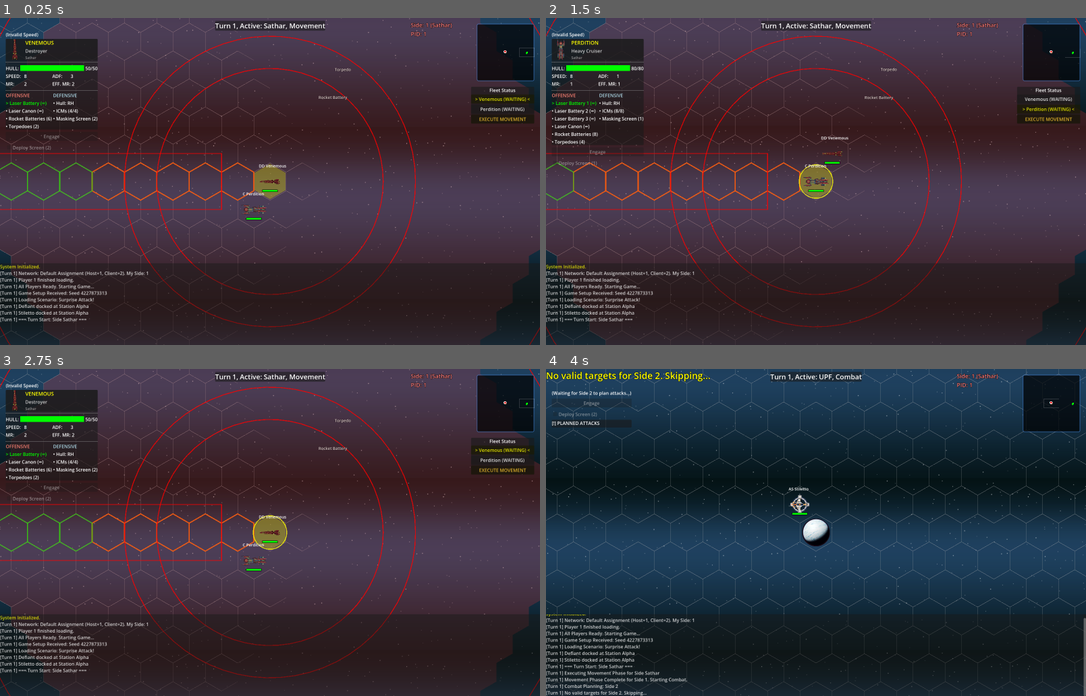
Above: before the commit, frames 1-4 (two rows, left to right).
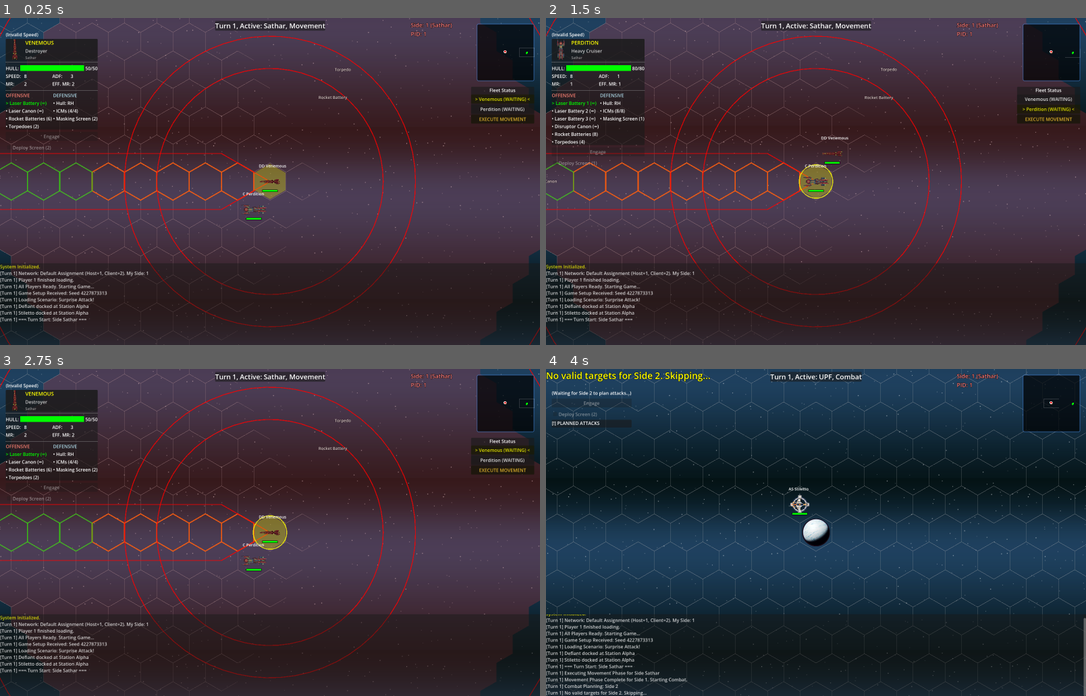
Above: after the commit, the same moments.

Repository: jjeffers/sf-kh-simulator
Game: Godot game, scene res://Scenes/Main.tscn
Same seed, same stepped clock (60 frames per second), same inputs: the game is played once before the commit and once after it. This scene is started directly instead of the project's main scene.
Inputs (mouse positions are in pixels of both pictures, inside the frame that each line leads up to):
- Up to frame 1 (0.25 s): no input
- Up to frame 2 (1.5 s): click "> Venemous (WAITING) <" at 0.5 s; click "Perdition (WAITING)" at 1.25 s
- Up to frame 3 (2.75 s): click "Venemous (WAITING)" at 2 s
- Up to frame 4 (4 s): click "EXECUTE MOVEMENT" at 2.75 s; tap Enter at 3.5 s; drag from (1053, 404) to (870, 460) at 3.52 s

The runs differ from the first frame. In frame 1, 0.1% of the frame differs, in the area x 40-50%, y 41-59%; in frame 2, 0.5%, in the area x 0-50%, y 6-59%; in frame 3, 0.1%; in frame 4, nothing differs.

Commit message:
feat: Add Disruptor Canon weapon, Assault Carrier ship, and update FF arc outline
* Add Disruptor Canon weapon and Assault Carrier ship configurations
* Update Disruptor Canon damage, Hit Chance modifiers against MS and RH
* Update forward firing arc visual outline to include ship's hex

Diff:
--- a/Scripts/Combat.gd
+++ b/Scripts/Combat.gd
@@ -59,10 +59,12 @@
 	var target_has_ms = (target and target.get("is_ms_active"))
 	var source_has_ms = (source and source.get("is_ms_active"))
 
-	if (target_has_ms or source_has_ms) and (weapon.get("type") == "Laser" or weapon.get("type") == "Laser Canon"):
+	if (target_has_ms or source_has_ms) and (weapon.get("type") == "Laser" or weapon.get("type") == "Laser Canon" or weapon.get("type") == "Disruptor Canon"):
 		# Override Base for Laser weapons
 		if weapon.get("type") == "Laser Canon":
 			base = 20
+		elif weapon.get("type") == "Disruptor Canon":
+			base = 35
 		else:
 			base = 10 # Battery
 	else:
@@ -72,14 +74,14 @@
 		if target and target.defense == "RH":
 			if weapon.get("type") == "Laser":
 				base = 50
-			elif weapon.get("type") == "Laser Canon":
+			elif weapon.get("type") == "Laser Canon" or weapon.get("type") == "Disruptor Canon":
 				base = 60 # "60% chance to hit a target with a reflective hull"
 
 
 	# Standard / Laser / Laser Canon Rule: Range Diffusion (RD)
 	# -5% per hex
-	# ONLY if type is Laser or Laser Canon
-	if w_type == "Laser" or w_type == "Laser Canon":
+	# ONLY if type is Laser or Laser Canon or Disruptor Canon
+	if w_type == "Laser" or w_type == "Laser Canon" or w_type == "Disruptor Canon":
 		chance = base - (dist * RANGE_PENALTY)
 	else:
 		chance = base # Should not happen given early returns for Rockets/Torpedoes, but safe fallback
@@ -157,11 +159,11 @@
 	if roll <= 60: return {"type": "MR", "val": - 99, "text": "Steering Hit (All MR)"}
 
 	# Weapon Hits
-	if roll <= 62: return {"type": "Weapon", "list": ["Laser Canon", "Laser", "Rocket", "Rocket Battery"], "text": "Weapon Hit"}
+	if roll <= 62: return {"type": "Weapon", "list": ["Disruptor Canon", "Laser Canon", "Laser", "Rocket", "Rocket Battery"], "text": "Weapon Hit"}
 	if roll <= 64: return {"type": "Weapon", "list": ["Laser", "Rocket Battery", "Torpedo", "Rocket"], "text": "Weapon Hit"}
-	if roll <= 66: return {"type": "Weapon", "list": ["Laser Canon", "Rocket", "Torpedo", "Laser"], "text": "Weapon Hit"}
+	if roll <= 66: return {"type": "Weapon", "list": ["Laser Canon", "Disruptor Canon", "Rocket", "Torpedo", "Laser"], "text": "Weapon Hit"}
 	if roll <= 68: return {"type": "Weapon", "list": ["Torpedo", "Rocket", "Laser", "Rocket Battery"], "text": "Weapon Hit"}
-	if roll <= 70: return {"type": "Weapon", "list": ["Laser", "Rocket Battery", "Torpedo", "Rocket", "Laser Canon"], "text": "Weapon Hit"}
+	if roll <= 70: return {"type": "Weapon", "list": ["Laser", "Rocket Battery", "Torpedo", "Rocket", "Laser Canon", "Disruptor Canon"], "text": "Weapon Hit"}
 
 	if roll <= 74: return {"type": "System", "key": "ICM", "text": "Power Short Circuit (Lose ICMs)"}
 	if roll <= 80: return {"type": "Defense", "list": ["MS", "ICM"], "text": "Defense Hit (MS, ICM)"}
--- a/Scripts/GameManager.gd
+++ b/Scripts/GameManager.gd
@@ -1056,12 +1056,19 @@
 		return travel_time
 
 	else:
-		# Laser or Laser Canon
+		# Laser or Laser Canon or Disruptor Canon
 		var line = Line2D.new()
-		var is_canon = (type == "Laser Canon")
+		var is_disruptor = (type == "Disruptor Canon")
+		var is_canon = (type == "Laser Canon" or is_disruptor)
 
 		line.width = 5.0 if is_canon else 3.0
-		line.default_color = Color.ORANGE if is_canon else Color(1, 0, 0, 1) # Canon Orange, Battery Red
+
+		if is_disruptor:
+			line.default_color = Color(0.8, 0.4, 1.0, 1.0) # Purple/Whiteish
+		elif is_canon:
+			line.default_color = Color.ORANGE
+		else:
+			line.default_color = Color(1, 0, 0, 1) # Canon Orange, Battery Red
 		line.points = PackedVector2Array([start, end])
 		add_child(line)
 
@@ -3039,7 +3046,7 @@
 	for key in sorted_keys:
 		var range_val = groups[key]["range"]
 		var w_name = groups[key]["name"]
-		var is_ff = (w_name == "Laser Canon" or w_name == "Assault Rocket")
+		var is_ff = (w_name == "Laser Canon" or w_name == "Assault Rocket" or w_name == "Disruptor Canon")
 
 		var hexes = []
 		if is_ff:
@@ -3069,12 +3076,13 @@
 			elif w_name == "Torpedo": label_text = "Torpedoes"
 			elif w_name == "Assault Rocket": label_text = "Assault Rockets"
 			elif w_name == "Laser Canon": label_text = "Laser Canons"
+			elif w_name == "Disruptor Canon": label_text = "Disruptor Canons"
 			elif not w_name.ends_with("s"): label_text += "s"
 
 		var full_label = "%d %s" % [count, label_text]
 		if count == 1: full_label = label_text
 
-		var is_ff = (w_name == "Laser Canon" or w_name == "Assault Rocket")
+		var is_ff = (w_name == "Laser Canon" or w_name == "Assault Rocket" or w_name == "Disruptor Canon")
 		var outline_color = Color(1, 0, 0, 0.8) # Bright Red
 		var label_pos = Vector2.ZERO
 
@@ -3096,11 +3104,12 @@
 			var end_right = end_center + right_vec
 
 			var points = PackedVector2Array([
+				HexGrid.hex_to_pixel(ghost.grid_position),
 				HexGrid.hex_to_pixel(start_left),
 				HexGrid.hex_to_pixel(end_left),
 				HexGrid.hex_to_pixel(end_right),
 				HexGrid.hex_to_pixel(start_right),
-				HexGrid.hex_to_pixel(start_left) # Close loop
+				HexGrid.hex_to_pixel(ghost.grid_position) # Close loop
 			])
 
 			draw_polyline(points, outline_color, 3.0)
--- a/Scripts/Ship.gd
+++ b/Scripts/Ship.gd
@@ -595,16 +595,17 @@
 			"fired": false
 		})
 
-	# Laser Canon
-	weapons.append({
-		"name": "Laser Canon",
-		"type": "Laser Canon",
-		"range": 10,
+	# Disruptor Canon
+	weapons.append({
+		"name": "Disruptor Canon",
+		"type": "Disruptor Canon",
+		"range": 9,
 		"arc": "FF",
 		"ammo": 999,
 		"max_ammo": 999,
-		"damage_dice": "2d10",
-		"damage_bonus": 0,
+		"damage_dice": "3d10",
+		"damage_bonus": 0,
+		"dtm": 20,
 		"fired": false
 	})
 
@@ -651,20 +652,19 @@
 	ms_current = 4
 
 	weapons.clear()
-	# Laser Canons (x2)
-	for i in range(2):
-		weapons.append({
-			"name": "Laser Canon %d" % (i + 1),
-			"type": "Laser Canon",
-			"range": 10,
-			"arc": "FF",
-			"ammo": 999,
-			"max_ammo": 999,
-			"damage_dice": "2d10",
-			"damage_bonus": 0,
-			"dtm": 0,
-			"fired": false
-		})
+	# Disruptor Canon
+	weapons.append({
+		"name": "Disruptor Canon",
+		"type": "Disruptor Canon",
+		"range": 9,
+		"arc": "FF",
+		"ammo": 999,
+		"max_ammo": 999,
+		"damage_dice": "3d10",
+		"damage_bonus": 0,
+		"dtm": 20,
+		"fired": false
+	})
 
 	# Laser Batteries (x4)
 	for i in range(4):
@@ -718,35 +718,34 @@
 	hull = max_hull
 	adf = 2
 	mr = 1
-	icm_max = 8
-	icm_current = 8
-	ms_max = 1
-	ms_current = 1
+	icm_max = 10
+	icm_current = 10
+	ms_max = 4
+	ms_current = 4
 
 	weapons.clear()
-	# Laser Batteries (x2)
-	for i in range(2):
-		weapons.append({
-			"name": "Laser Battery %d" % (i + 1),
-			"type": "Laser",
-			"range": 9,
-			"arc": "360",
-			"ammo": 999,
-			"max_ammo": 999,
-			"damage_dice": "1d10",
-			"damage_bonus": 0,
-			"dtm": 0,
-			"fired": false
-		})
-
-	# Rocket Batteries (x6)
+	# Laser Battery
+	weapons.append({
+		"name": "Laser Battery",
+		"type": "Laser",
+		"range": 9,
+		"arc": "360",
+		"ammo": 999,
+		"max_ammo": 999,
+		"damage_dice": "1d10",
+		"damage_bonus": 0,
+		"dtm": 0,
+		"fired": false
+	})
+
+	# Rocket Batteries (x8)
 	weapons.append({
 		"name": "Rocket Batteries",
 		"type": "Rocket Battery",
 		"range": 3,
 		"arc": "360",
-		"ammo": 6,
-		"max_ammo": 6,
+		"ammo": 8,
+		"max_ammo": 8,
 		"damage_dice": "2d10",
 		"damage_bonus": 0,
 		"dtm": - 10,
Not shown, changed: RULES.md
